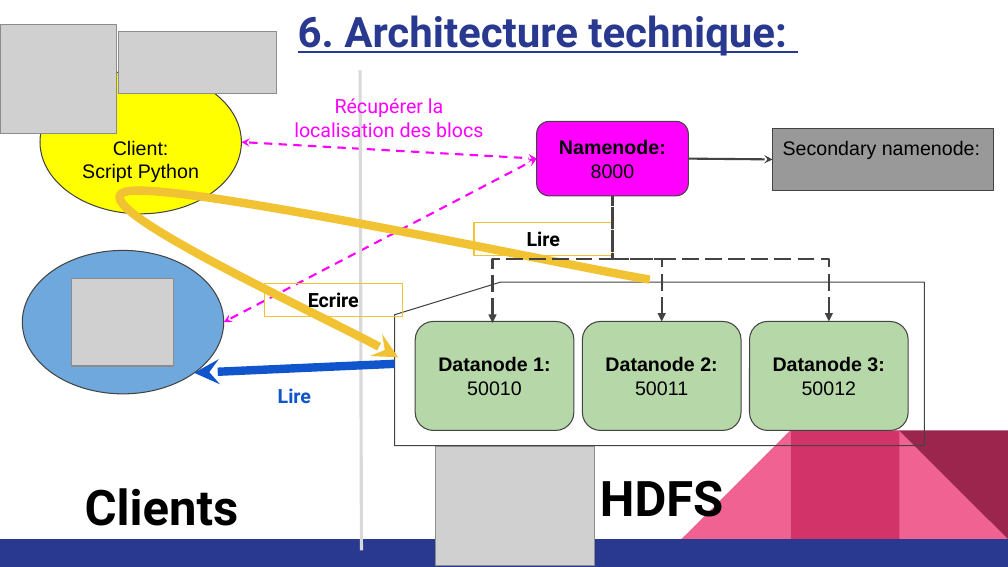
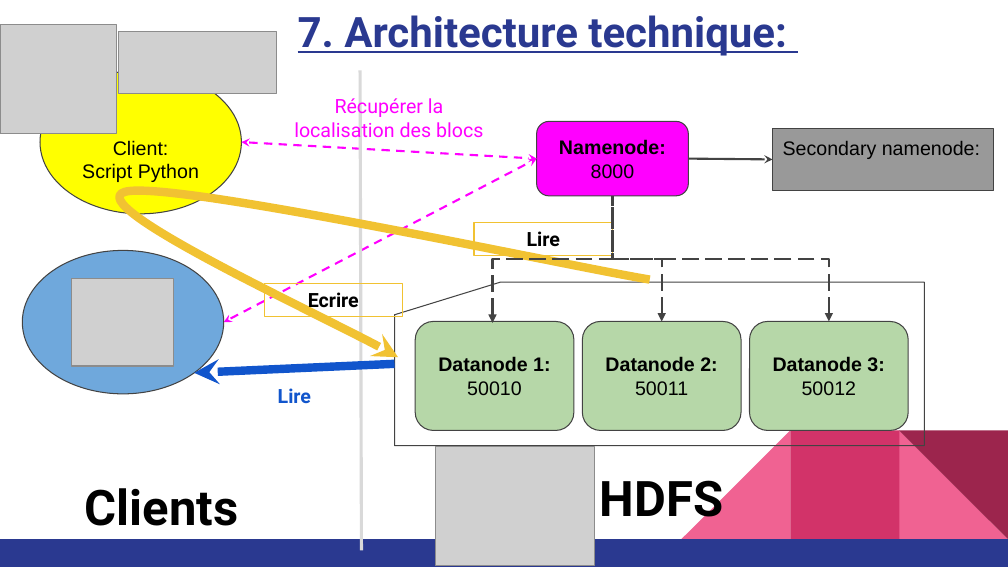
Before and after one commit to carolio7/batch_processing_wikimedia, a slide deck: slide 23 of presentation/presentation_projet4_v02.pptx (slide 20 before the commit). Drawn at 1008x567 pixels with LibreOffice and Linux fonts; fonts in the diff are those of the drawing; grey boxes stand for pictures. Boxes give left, top, right and bottom in pixels: in the first picture for what was removed or moved away, otherwise in the second. Text is boxed around its words. In the diff, an @@ line names an element or a change of style, - is before the commit and + after.

```diff
--- a/presentation/presentation_projet4_v02.pptx
+++ b/presentation/presentation_projet4_v02.pptx
@@ title at (298,15,787,56): text changed @@
-6. Architecture technique:
+7. Architecture technique:
```
Also in this commit, not shown: 16 other slides changed, 7 slides added, 4 slides removed, 1 other file.
